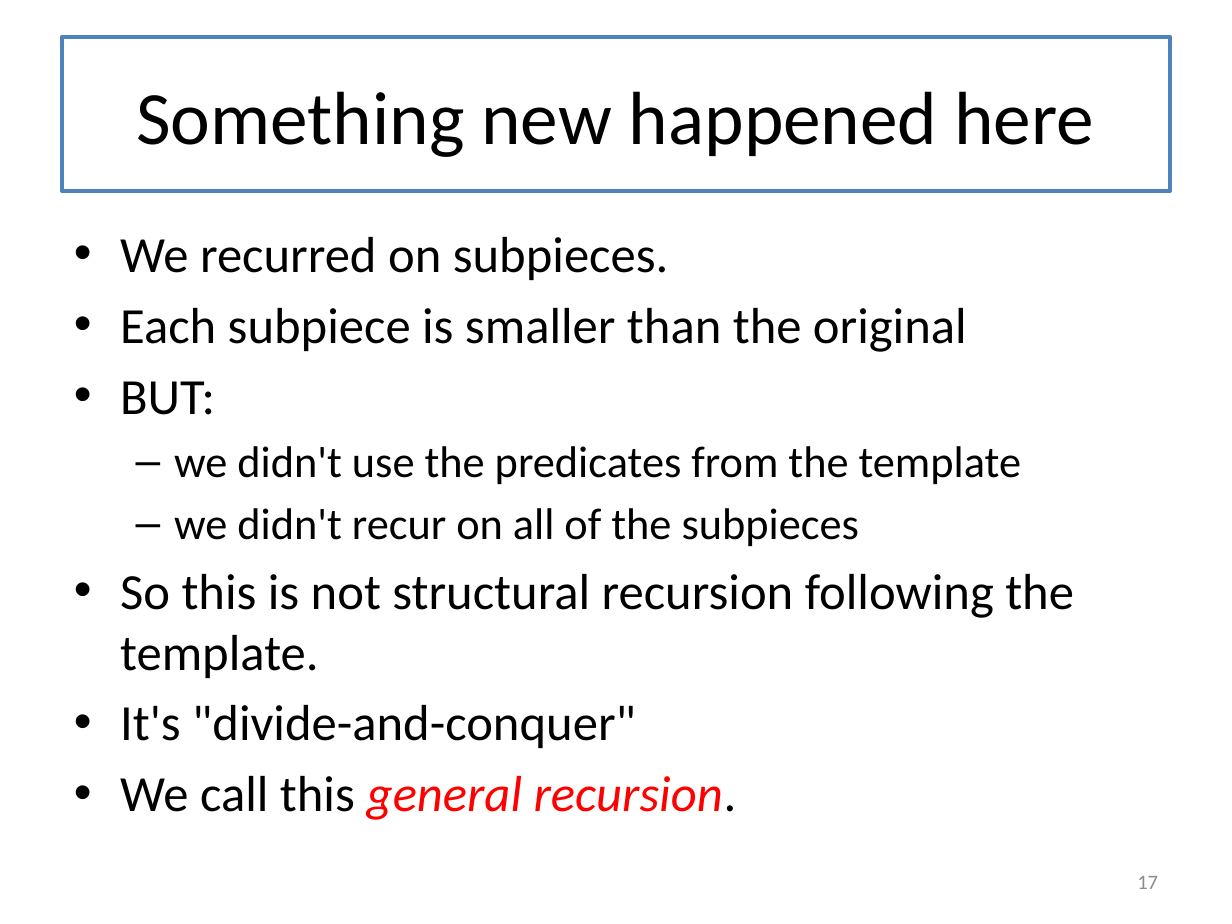
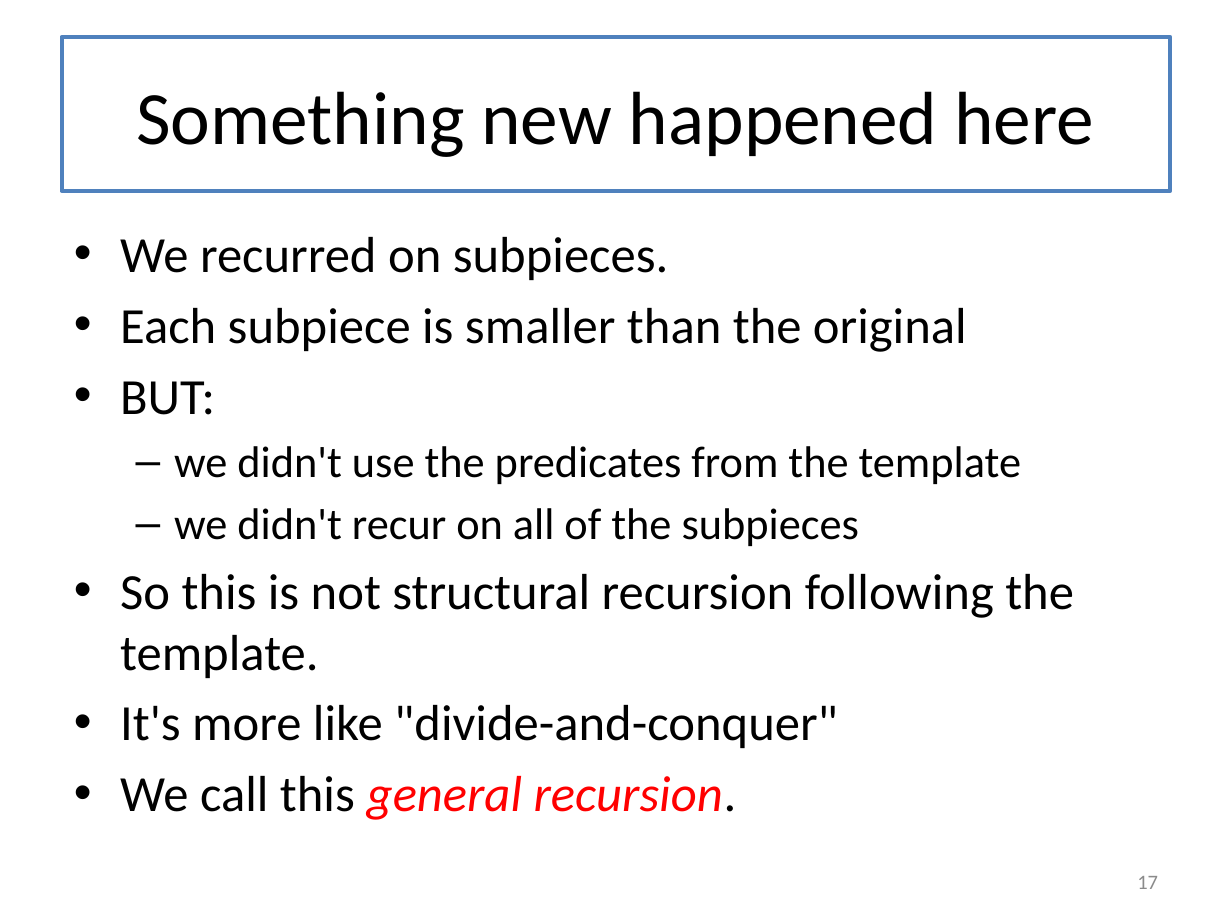
Before and after one commit to mwand/cs5010f16, a slide deck: slide 17 of Slides/Lesson 8.1 Introducing General Recursion.pptx. Drawn at 1232x924 pixels with LibreOffice and Linux fonts; fonts in the diff are those of the drawing. Boxes give left, top, right and bottom in pixels: in the first picture for what was removed or moved away, otherwise in the second. Text is boxed around its words. In the diff, an @@ line names an element or a change of style, - is before the commit and + after.

```diff
--- a/Slides/Lesson 8.1 Introducing General Recursion.pptx
+++ b/Slides/Lesson 8.1 Introducing General Recursion.pptx
@@ text at <box>120,705,838,748</box>: text changed @@
-• It's "divide-and-conquer"
+• It's more like "divide-and-conquer"
```
Also in this commit, not shown: 9 other slides changed, 6 other files.
